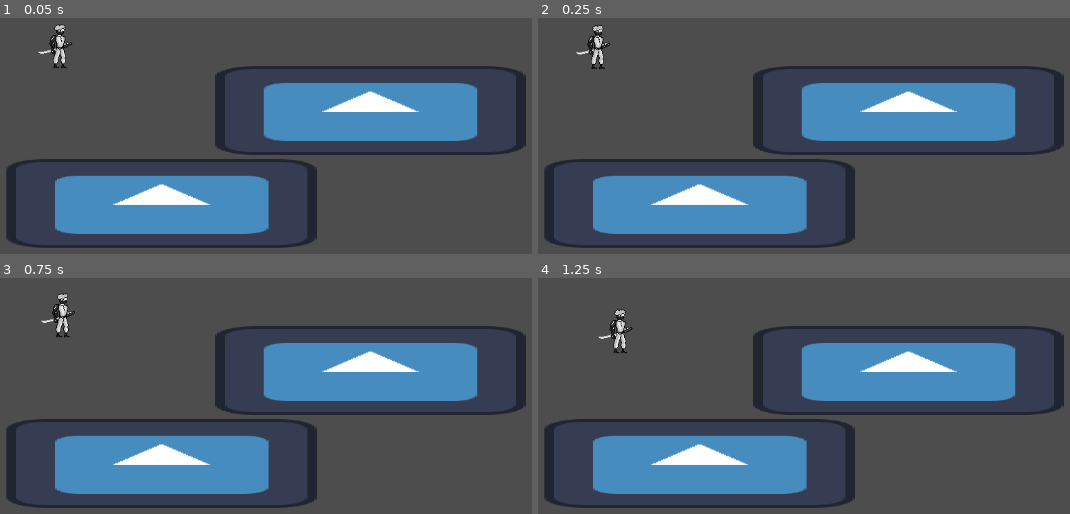
Above: before the commit, frames 1-4 (two rows, left to right).
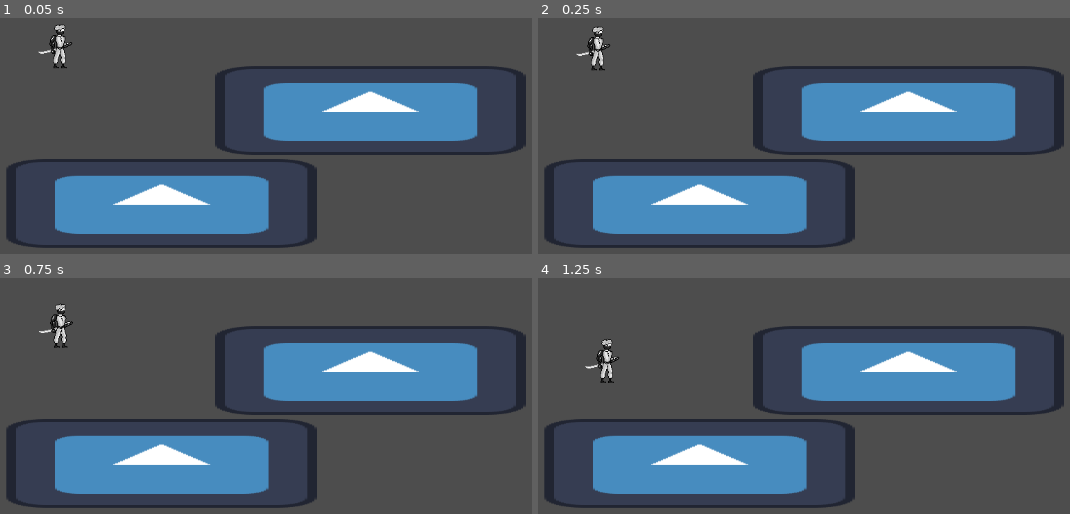
Above: after the commit, the same moments.

Repository: Dkoplik/Paint-it-Black
Game: Godot game, scene res://movement_test.tscn
Same seed, same stepped clock (60 frames per second), same inputs: the game is played once before the commit and once after it. The project has no main scene, so this scene is started directly. The engine's default icon, where the game draws it, is replaced by a stand-in: a white triangle on a blue panel in a dark square.
Inputs:
- Up to frame 1 (0.05 s): no input
- Up to frame 2 (0.25 s): no input
- Up to frame 3 (0.75 s): hold D (right) from 0.53 s (still down); hold Space (jump) from 0.53 s (still down)
- Up to frame 4 (1.25 s): keep holding D (right); keep holding Space (jump)

Frame 1 is identical in both runs. In frame 2, 0.3% of the frame differs, in the area x 7-14%, y 2-23%; in frame 3, 0.5%; in frame 4, 0.8%, in the area x 8-18%, y 13-45%.

Commit message:
Изменил поведение ускорения и остановки игрока
Теперь персонаж набирает скорость и останавливается не с помощью lerp, а с помощью movement_acceleration
PS: Осталось пофиксить дёрганный прыжок

Diff:
--- a/Paint-it-Black/CharacterMovementController.gd
+++ b/Paint-it-Black/CharacterMovementController.gd
@@ -17,16 +17,17 @@
 	character_body.move_and_slide()
 
 
+func move(direction:float, delta):
+	var speed = _speed(delta)
+	if(direction): # если жмём на кнопку A/D, то начинаем движение
+		character_body.velocity.x += speed * direction
+	else: # если не жмём на кнопку, т.е. останавливаемся
+		var stop = _stop(speed,delta,character_body.velocity)
+		if character_body.is_on_floor():
 
-
-func move(direction:float):
-	if(direction): # если жмём на кнопку A/D, то начинаем движение
-		character_body.velocity.x = lerp(character_body.velocity.x, direction * _speed(100), 0.1)
-	else: # если не жмём на кнопку, т.е. останавливаемся
-		if character_body.is_on_floor():
-			character_body.velocity.x = lerp(character_body.velocity.x, 0.0, 0.15)
+			character_body.velocity.x += stop
 		else: # более плавная остановка в прыжке/полёте
-			character_body.velocity.x = lerp(character_body.velocity.x, 0.0, 0.05)
+			character_body.velocity.x += stop
 
 func jump():
 	if character_body.is_on_floor(): # простой прыжок
@@ -41,17 +42,24 @@
 			character_body.position.x = movement_resource.jump_speed
 
 # вычисление скорости
-func _speed(s:float):
-	var speed = movement_resource.movement_acceleration * s
+func _speed(delta):
+	var speed = movement_resource.movement_acceleration * delta
 	if speed < movement_resource.max_movement_speed:
 		return speed
 	else:
 		return movement_resource.max_movement_speed
 
+# отвечает за уменьшение скорости, если персонаж не жмёт A/D
+func _stop(speed, delta, velocity: Vector2):
+	if(velocity.x > 0):
+		return (speed - delta) * -1
+	else:
+		return (speed - delta)
+
 func _gravity_and_slide(delta):
 	if not character_body.is_on_floor():
 		if character_body.is_on_wall():  # скольжение по стене (падает медленее).
-			character_body.velocity.y += movement_resource.sliding_acceleration*delta
+			character_body.velocity.y += movement_resource.sliding_acceleration * delta
 		else:	# обычная гравитация
 			character_body.velocity.y += _fall_speed(movement_resource.gravity * delta)
 
--- a/Paint-it-Black/movement_test.tscn
+++ b/Paint-it-Black/movement_test.tscn
@@ -10,9 +10,9 @@
 script = ExtResource("3_jiq6o")
 movement_acceleration = 49.5
 max_movement_speed = 61.2
-gravity = 45.9
-jump_speed = 38.8
-max_fall_speed = 50.5
+gravity = 100.0
+jump_speed = 5.6
+max_fall_speed = 100.0
 sliding_acceleration = 5.5
 max_sliding_speed = 18.9
 jump_angle = 6.0
--- a/Paint-it-Black/test_input.gd
+++ b/Paint-it-Black/test_input.gd
@@ -6,10 +6,11 @@
 func _ready():
 	_movement_component = $CharacterMovementController
 
-func _process(delta):
+func _physics_process(delta):
+	#_movement_component._gravity_and_slide(delta)
 	if Input.is_action_pressed("jump"):
 		_movement_component.jump()
 
 	var direction = Input.get_axis("left", "right")
 
-	_movement_component.move(direction)
+	_movement_component.move(direction, delta)
